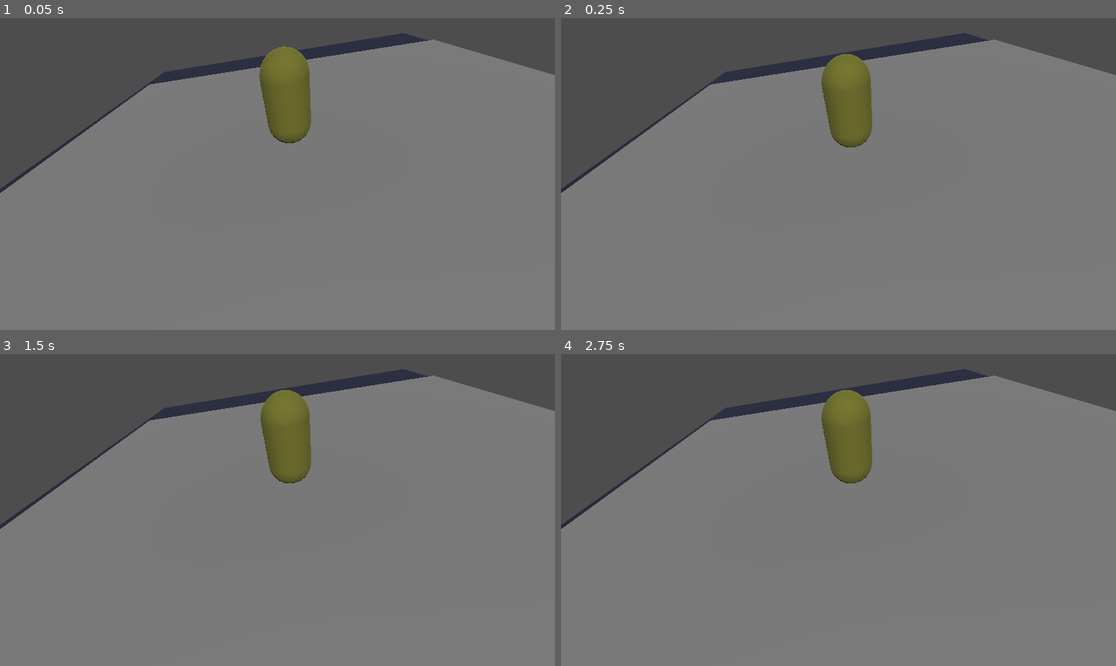
Above: before the commit, frames 1-4 (two rows, left to right).
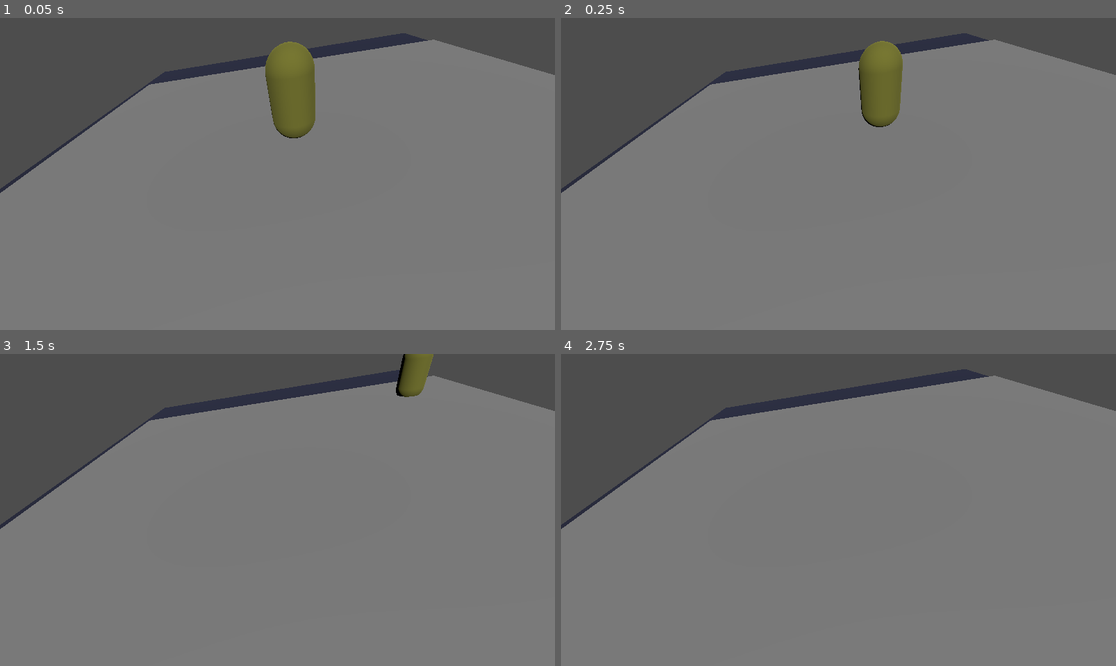
Above: after the commit, the same moments.

Repository: ArchieStill/GGJ2026
Game: Godot game, scene res://test.tscn
The game is run twice, just before and just after one commit, with the same random seed, the same clock (stepped at 60 frames per second) and the same inputs.
Inputs:
- Up to frame 1 (0.05 s): no input
- Up to frame 2 (0.25 s): no input
- Up to frame 3 (1.5 s): no input
- Up to frame 4 (2.75 s): no input

The runs differ from the first frame. In frame 1, 0.7% of the frame differs, in the area x 46-57%, y 7-41%; in frame 2, 3.5%, in the area x 46-62%, y 7-42%; in frame 3, 2.9%; in frame 4, 2.2%.
Error before the commit: Attempt to call function 'get_child' in base 'null instance' on a null instance. (res://person.gd:13)

Commit message:
fixed a couple things

Diff:
--- a/ggj-2026/person.gd
+++ b/ggj-2026/person.gd
@@ -2,19 +2,25 @@
 
 var sp_nums = [0,1,2]
 var spots = []
+var patrol = 0
+var patrol_max
+
+var shocked = false
 
 @onready var nav_agent: NavigationAgent3D = $NavigationAgent3D
+@onready var catcher = $Catchball/CollisionShape3D
 
 const SPEED = 5.0
 
-func _ready() -> void:
-	var spot_root = get_node("People/NavigationRegion3D/Points")
+func _ready() -> void: #setup
+	var spot_root = get_node("/root/Node3D/People/NavigationRegion3D/Points")
+	catcher.set_disabled(true)
 	for i in sp_nums:
 		spots.append(spot_root.get_child(i))
-	_navigate(Vector3(10,0,10))
+	patrol_max = sp_nums.size()
 	pass
 
-func _navigate(target : Vector3):
+func _navigate(target : Vector3): #sets new target location for npc
 	nav_agent.set_target_position(target)
 	pass
 
@@ -22,12 +28,15 @@
 	_navigate(pos.get_position())
 	pass
 
-func _physics_process(delta: float) -> void:
+func _physics_process(delta: float) -> void: #moves npc
+	#if !shocked:
+	_navigate(Vector3(10,0,10))
 	if not is_on_floor():
 		velocity += get_gravity() * delta
 	var now_pos = Vector3(self.get_global_position())
 	var next_pos = Vector3(nav_agent.get_next_path_position())
 	var direction = now_pos.direction_to(next_pos)
+	print(direction)
 	if direction:
 		velocity.x = direction.x * SPEED
 		velocity.z = direction.z * SPEED
@@ -41,11 +50,13 @@
 	var disguise = false
 	if !disguise:
 		_navigate(body.get_position())
+		catcher.set_deferred("disabled", false)
+		#shocked = true
 	pass
 
-func _catch():
+func _catch(): #for when person collider hits player
 	pass
 
-func _taken():
+func _taken(): #for when player kills person
 	self.queue_free()
 	pass
--- a/ggj-2026/test.tscn
+++ b/ggj-2026/test.tscn
@@ -11,9 +11,16 @@
 [sub_resource type="PlaneMesh" id="PlaneMesh_mf4mk"]
 size = Vector2(20, 15)
 
+[sub_resource type="NavigationMesh" id="NavigationMesh_8uh7m"]
+vertices = PackedVector3Array(-7, 0.5089215, -7, -7, 0.5089215, 7, 7, 0.5089215, 7, 7, 0.5089215, -7)
+polygons = [PackedInt32Array(3, 2, 0), PackedInt32Array(0, 2, 1)]
+
+[sub_resource type="PlaneMesh" id="PlaneMesh_6uqi0"]
+size = Vector2(15, 15)
+
 [sub_resource type="CapsuleShape3D" id="CapsuleShape3D_mf4mk"]
-radius = 0.39501953
-height = 1.7851563
+radius = 0.4951172
+height = 1.8798828
 
 [sub_resource type="StandardMaterial3D" id="StandardMaterial3D_37kl0"]
 albedo_color = Color(0.45262197, 0.45262197, 0.163927, 1)
@@ -21,14 +28,10 @@
 [sub_resource type="CapsuleMesh" id="CapsuleMesh_37kl0"]
 
 [sub_resource type="ConvexPolygonShape3D" id="ConvexPolygonShape3D_37kl0"]
-points = PackedVector3Array(0, 0, 0, 10, 0, 5, 10, 5, 0, 10, 0, -5, 10, -2, 0)
+points = PackedVector3Array(0, 0, 0, 5, 0, 2.5, 5, 2.5, 0, 5, 0, -2.5, 5, -1, 0)
 
-[sub_resource type="NavigationMesh" id="NavigationMesh_8uh7m"]
-vertices = PackedVector3Array(-7, 0.5089215, -7, -7, 0.5089215, 7, 7, 0.5089215, 7, 7, 0.5089215, -7)
-polygons = [PackedInt32Array(3, 2, 0), PackedInt32Array(0, 2, 1)]
-
-[sub_resource type="PlaneMesh" id="PlaneMesh_6uqi0"]
-size = Vector2(15, 15)
+[sub_resource type="SphereShape3D" id="SphereShape3D_37kl0"]
+radius = 1.0144539
 
 [node name="Node3D" type="Node3D" unique_id=1649159119]
 
@@ -51,27 +54,6 @@
 
 [node name="People" type="Node3D" parent="." unique_id=1420385338]
 
-[node name="Person" type="CharacterBody3D" parent="People" unique_id=1882645146]
-script = ExtResource("1_37kl0")
-
-[node name="CollisionShape3D" type="CollisionShape3D" parent="People/Person" unique_id=684137761]
-transform = Transform3D(1, 0, 0, 0, 1, 0, 0, 0, 1, 0, 1.0214568, 0)
-shape = SubResource("CapsuleShape3D_mf4mk")
-
-[node name="MeshInstance3D" type="MeshInstance3D" parent="People/Person" unique_id=2100505548]
-transform = Transform3D(1, 0, 0, 0, 1, 0, 0, 0, 1, 0, 1.0520146, 0)
-material_override = SubResource("StandardMaterial3D_37kl0")
-mesh = SubResource("CapsuleMesh_37kl0")
-
-[node name="NavigationAgent3D" type="NavigationAgent3D" parent="People/Person" unique_id=1109672818]
-
-[node name="Area3D" type="Area3D" parent="People/Person" unique_id=1970531074]
-
-[node name="CollisionShape3D" type="CollisionShape3D" parent="People/Person/Area3D" unique_id=1345757106]
-transform = Transform3D(1, 0, 0, 0, 1, 0, 0, 0, 1, 0, 2.754722, 0)
-shape = SubResource("ConvexPolygonShape3D_37kl0")
-debug_color = Color(0.8373542, 0.0011820912, 0.92500955, 0.41960785)
-
 [node name="NavigationRegion3D" type="NavigationRegion3D" parent="People" unique_id=825096749]
 navigation_mesh = SubResource("NavigationMesh_8uh7m")
 
@@ -87,4 +69,33 @@
 
 [node name="Spot2" type="Node3D" parent="People/NavigationRegion3D/Points" unique_id=1466916960]
 
-[connection signal="body_entered" from="People/Person/Area3D" to="People/Person" method="_on_area_entered"]
+[node name="Person" type="CharacterBody3D" parent="People" unique_id=1882645146]
+transform = Transform3D(1, 0, 0, 0, 1, 0, 0, 0, 1, 0, 1.095797, 0)
+script = ExtResource("1_37kl0")
+
+[node name="CollisionShape3D" type="CollisionShape3D" parent="People/Person" unique_id=684137761]
+transform = Transform3D(1, 0, 0, 0, 1, 0, 0, 0, 1, 0, 0.04736328, 0)
+shape = SubResource("CapsuleShape3D_mf4mk")
+
+[node name="MeshInstance3D" type="MeshInstance3D" parent="People/Person" unique_id=2100505548]
+material_override = SubResource("StandardMaterial3D_37kl0")
+mesh = SubResource("CapsuleMesh_37kl0")
+
+[node name="NavigationAgent3D" type="NavigationAgent3D" parent="People/Person" unique_id=1109672818]
+
+[node name="Viewcone" type="Area3D" parent="People/Person" unique_id=1970531074]
+transform = Transform3D(1, 0, 0, 0, 1, 0, 0, 0, 1, 0, 0.5320971, 0)
+
+[node name="CollisionShape3D" type="CollisionShape3D" parent="People/Person/Viewcone" unique_id=1345757106]
+shape = SubResource("ConvexPolygonShape3D_37kl0")
+debug_color = Color(0.8392157, 0, 0.9254902, 1)
+
+[node name="Catchball" type="Area3D" parent="People/Person" unique_id=322844336]
+
+[node name="CollisionShape3D" type="CollisionShape3D" parent="People/Person/Catchball" unique_id=849155627]
+shape = SubResource("SphereShape3D_37kl0")
+debug_color = Color(0.9882353, 0, 0.30588236, 1)
+
+[node name="Timer" type="Timer" parent="People/Person" unique_id=687178407]
+
+[connection signal="body_entered" from="People/Person/Viewcone" to="People/Person" method="_on_area_entered"]
